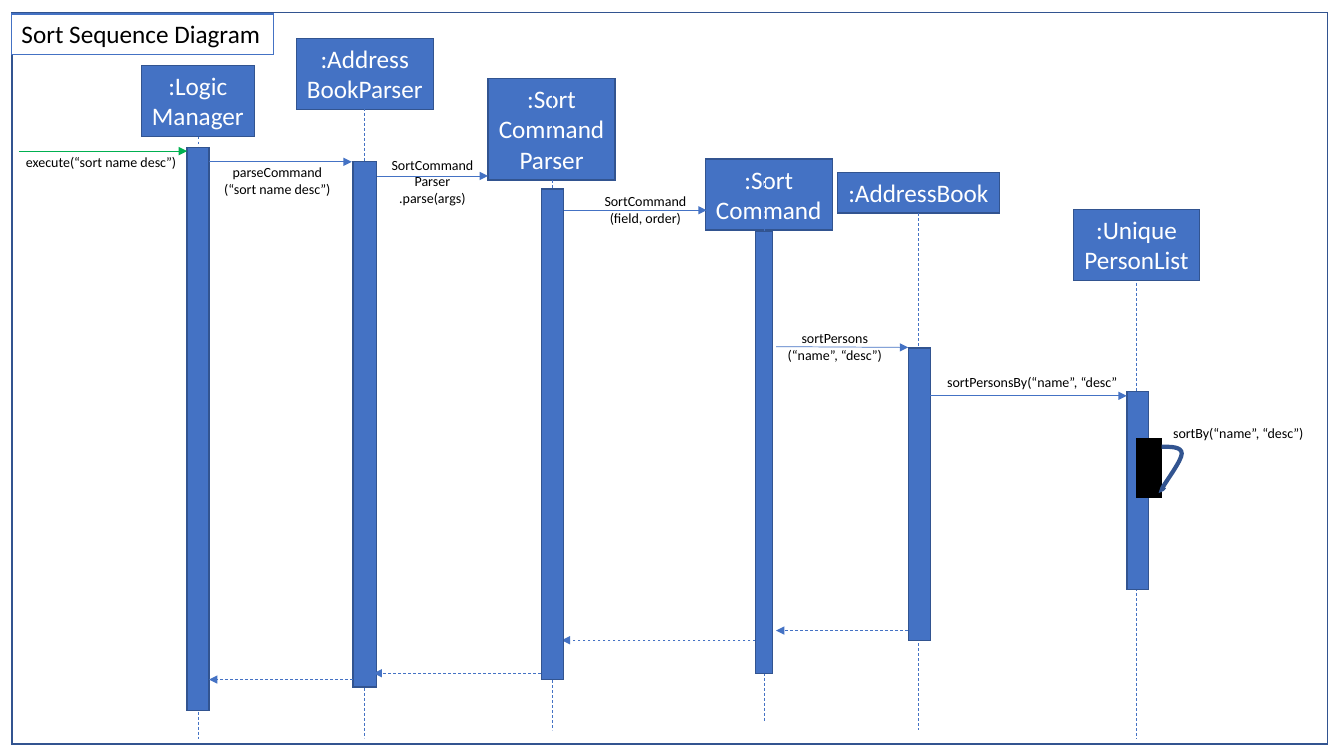
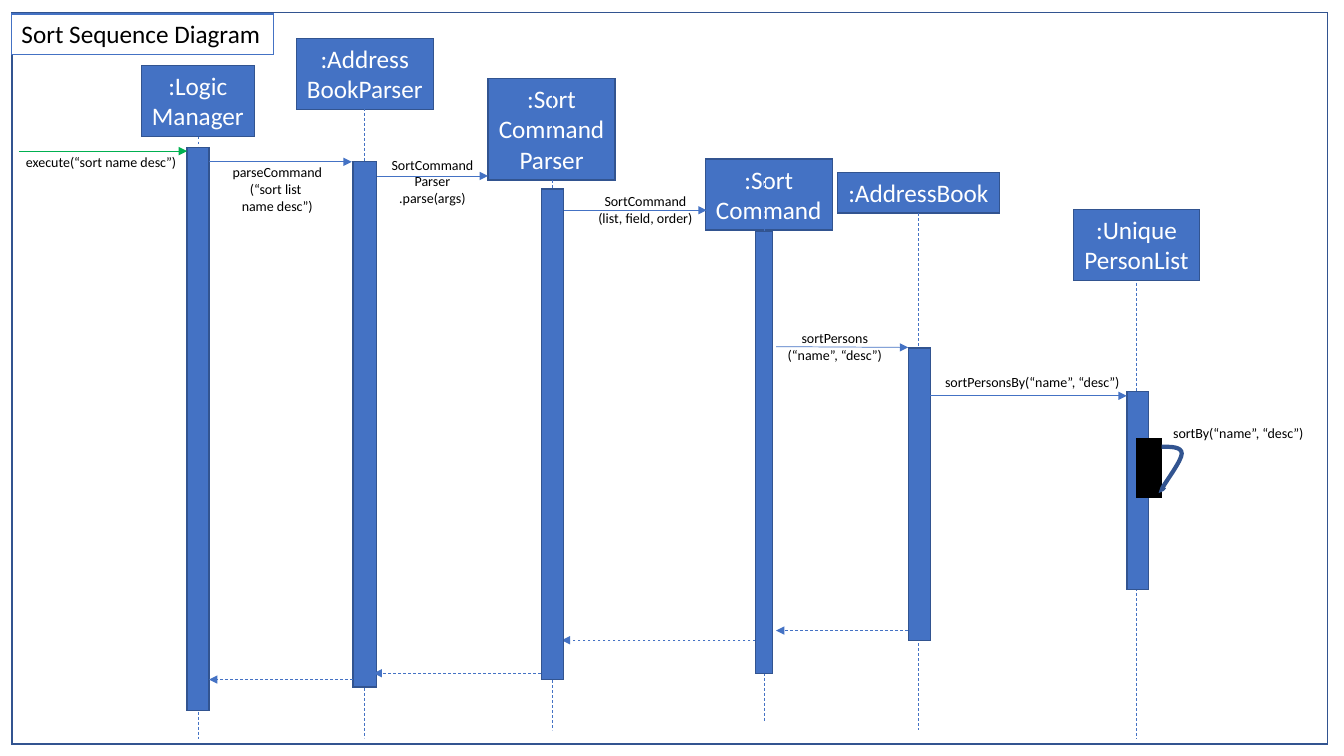
Before and after one commit to wangyiming1019/main, a slide deck: slide 4 of docs/diagrams/SortCommandDiagrams.pptx. Drawn at 1344x756 pixels with LibreOffice and Linux fonts; fonts in the diff are those of the drawing. Boxes give left, top, right and bottom in pixels: in the first picture for what was removed or moved away, otherwise in the second. Text is boxed around its words. In the diff, an @@ line names an element or a change of style, - is before the commit and + after.

Commit message:
[SORT][DEVDOCS] Updated sort sequence diagram

```diff
--- a/docs/diagrams/SortCommandDiagrams.pptx
+++ b/docs/diagrams/SortCommandDiagrams.pptx
@@ text "parseCommand": place and size @@
-text "parseCommand" at <box>224,167,331,196</box>
+text "parseCommand" at <box>233,167,322,213</box>
@@ text at <box>242,184,313,213</box>: text changed @@
-(“sort name desc”)
+(“sort list
+name desc”)
@@ text at <box>598,213,692,225</box>: text changed @@
-(field, order)
+(list, field, order)
@@ text at <box>945,377,1119,390</box>: text changed @@
-sortPersonsBy(“name”, “desc”
+sortPersonsBy(“name”, “desc”)
```
Also in this commit, not shown: 1 other file.
